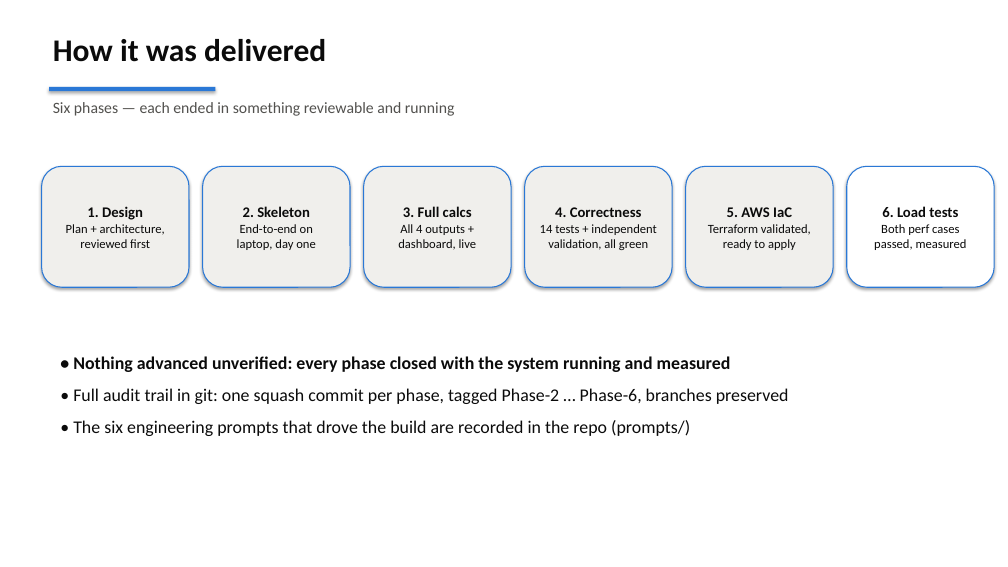
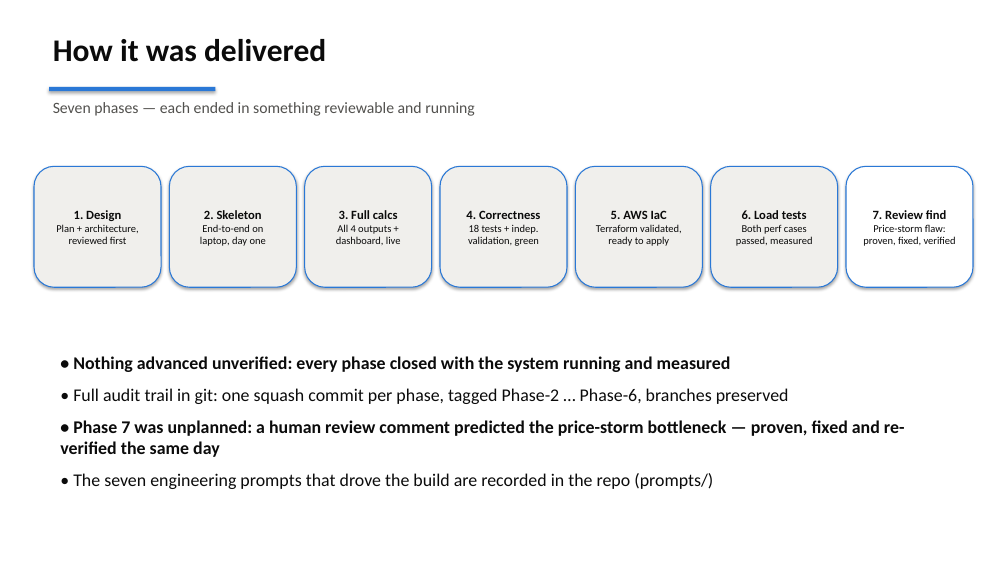
Before and after one commit to jimzucker/flink-fable5, a slide deck: slide 4 of docs/flink-demo-exec-briefing.pptx. Drawn at 1008x567 pixels with LibreOffice and Linux fonts; fonts in the diff are those of the drawing. Boxes give left, top, right and bottom in pixels: in the first picture for what was removed or moved away, otherwise in the second. Text is boxed around its words. In the diff, an @@ line names an element or a change of style, - is before the commit and + after.

```diff
--- a/docs/flink-demo-exec-briefing.pptx
+++ b/docs/flink-demo-exec-briefing.pptx
@@ text at bbox=[53, 102, 475, 116]: text changed @@
-Six phases — each ended in something reviewable and running
+Seven phases — each ended in something reviewable and running
@@ rounded rectangle "1. Design": place and size @@
-rounded rectangle "1. Design" at bbox=[42, 166, 189, 287]
+rounded rectangle "1. Design" at bbox=[34, 166, 161, 287]
@@ rounded rectangle "1. Design" at bbox=[34, 166, 161, 287]: size 14 to 12 pt in "1. Design"; size 12 to 10 pt in "Plan + architecture,", "reviewed first" @@
@@ rounded rectangle "2. Skeleton": place and size @@
-rounded rectangle "2. Skeleton" at bbox=[203, 166, 350, 287]
+rounded rectangle "2. Skeleton" at bbox=[169, 166, 296, 287]
@@ rounded rectangle "2. Skeleton" at bbox=[169, 166, 296, 287]: size 14 to 12 pt in "2. Skeleton"; size 12 to 10 pt in "End-to-end on", "laptop, day one" @@
@@ rounded rectangle "3. Full calcs": place and size @@
-rounded rectangle "3. Full calcs" at bbox=[364, 166, 511, 287]
+rounded rectangle "3. Full calcs" at bbox=[305, 166, 432, 287]
@@ rounded rectangle "3. Full calcs" at bbox=[305, 166, 432, 287]: size 14 to 12 pt in "3. Full calcs"; size 12 to 10 pt in "All 4 outputs +", "dashboard, live" @@
@@ rounded rectangle "4. Correctness": place and size @@
-rounded rectangle "4. Correctness" at bbox=[525, 166, 672, 287]
+rounded rectangle "4. Correctness" at bbox=[440, 166, 567, 287]
@@ rounded rectangle "5. AWS IaC": place and size @@
-rounded rectangle "5. AWS IaC" at bbox=[686, 166, 833, 287]
+rounded rectangle "5. AWS IaC" at bbox=[575, 166, 702, 287]
@@ rounded rectangle "5. AWS IaC" at bbox=[575, 166, 702, 287]: size 14 to 12 pt in "5. AWS IaC"; size 12 to 10 pt in "Terraform validated,", "ready to apply" @@
@@ rounded rectangle "6. Load tests": place and size @@
-rounded rectangle "6. Load tests" at bbox=[847, 166, 994, 287]
+rounded rectangle "6. Load tests" at bbox=[711, 166, 838, 287]
@@ rounded rectangle "6. Load tests" at bbox=[711, 166, 838, 287]: size 14 to 12 pt in "6. Load tests"; size 12 to 10 pt in "Both perf cases", "passed, measured"; fill #FFFFFF to #F0EFEC @@
@@ rounded rectangle added at bbox=[846, 166, 973, 287], fill #FFFFFF, outline #2A78D6 1 pt, 10 pt, text #0B0B0B @@
+7. Review find
+Price-storm flaw:
+proven, fixed, verified
@@ text in rounded rectangle at bbox=[466, 210, 540, 219]: size 14 to 12 pt in "4. Correctness" @@
@@ text in rounded rectangle at bbox=[468, 224, 539, 246]: text changed; size 12 to 10 pt @@
-14 tests + independent
-validation, all green
+18 tests + indep.
+validation, green
@@ text at bbox=[60, 420, 905, 489]: text changed; bold on @@
-• The six engineering prompts that drove the build are recorded in the repo (prompts/)
+• Phase 7 was unplanned: a human review comment predicted the price-storm bottleneck — proven, fixed and re-verified the same day
+• The seven engineering prompts that drove the build are recorded in the repo (prompts/)
```
Also in this commit, not shown: 3 other slides changed, 2 other files.
